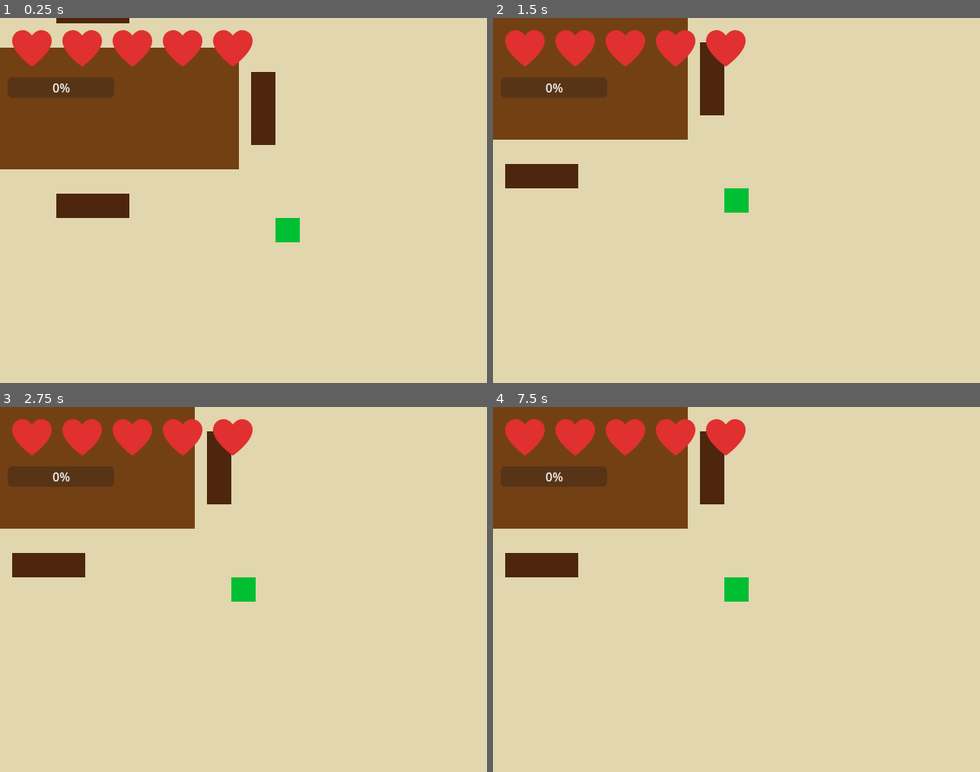
Above: before the commit, frames 1-4 (two rows, left to right).
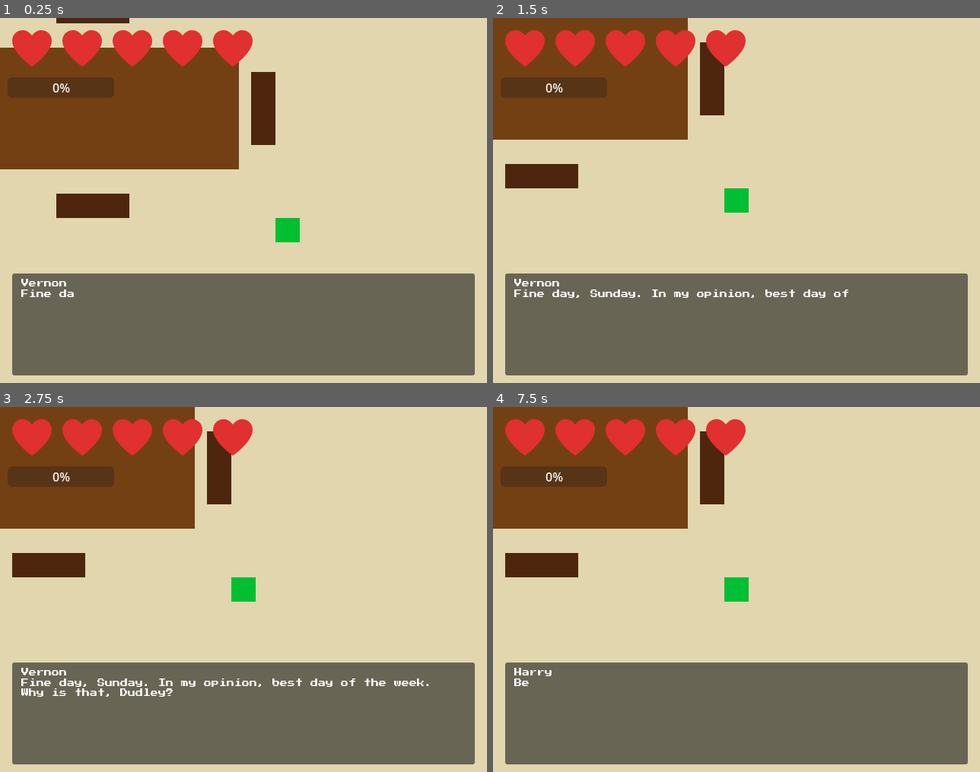
Above: after the commit, the same moments.

Repository: ollyfg/duddy-quest
Game: Godot game, scene res://scenes/main.tscn
Same seed, same stepped clock (60 frames per second), same inputs: the game is played once before the commit and once after it. This scene is started directly instead of the project's main scene.
Inputs (mouse positions are in pixels of both pictures, inside the frame that each line leads up to):
- Up to frame 1 (0.25 s): no input
- Up to frame 2 (1.5 s): tap Enter at 0.5 s; move the mouse to (843, 182) at 0.52 s; hold D (move_right) 0.53-1.25 s; tap E (interact) at 0.6 s; click (843, 182) at 0.67 s; drag from (639, 218) to (736, 200) at 1.27 s
- Up to frame 3 (2.75 s): move the mouse to (292, 509) at 2.02 s; hold D (move_right) from 2.03 s (still down); tap V (ranged_attack) at 2.1 s
- Up to frame 4 (7.5 s): release D (move_right) at 2.75 s; tap Space at 2.75, 4.25, 5.75 s; drag from (712, 662) to (590, 534) at 2.77 s; tap Enter at 3.5, 5 s; move the mouse to (882, 644) at 3.52 s; hold A (move_left) 3.53-4.25 s; tap Alt at 3.6 s; drag from (590, 534) to (736, 589) at 4.27 s; move the mouse to (760, 589) at 5.02 s; hold S (move_down) 5.03-5.75 s; tap E (interact) at 5.1 s; click (760, 589) at 5.17 s; drag from (663, 498) to (639, 607) at 5.77 s; move the mouse to (843, 571) at 6.52 s; hold W (move_up) 6.53-7.25 s; tap V (ranged_attack) at 6.6 s; drag from (639, 607) to (712, 662) at 7.27 s

The runs differ from the first frame. In frame 1, 27% of the frame differs, in the area x 2-98%, y 70-98%; in frame 2, 27%; in frame 3, 27%; in frame 4, 27%.

Commit message:
Fix dialog box hidden behind mobile controls: raise layer to 50, reposition panel to game area (y=336-470)
Co-authored-by: ollyfg <8495389+ollyfg@users.noreply.github.com>

Diff:
--- a/scenes/dialog_box.tscn
+++ b/scenes/dialog_box.tscn
@@ -4,14 +4,14 @@
 [ext_resource type="FontFile" path="res://assets/fonts/PressStart2P-Regular.ttf" id="2_font"]
 
 [node name="DialogBox" type="CanvasLayer"]
-layer = 10
+layer = 50
 script = ExtResource("1_dlg")
 
 [node name="Panel" type="Panel" parent="."]
 offset_left = 16.0
-offset_top = 620.0
+offset_top = 336.0
 offset_right = 624.0
-offset_bottom = 754.0
+offset_bottom = 470.0
 
 [node name="VBox" type="VBoxContainer" parent="Panel"]
 anchor_right = 1.0
--- a/scripts/game_state.gd
+++ b/scripts/game_state.gd
@@ -3,7 +3,7 @@
 ## Persists data that needs to survive scene changes (e.g. selected level).
 
 ## Current game version. Bump this on every new deploy.
-const VERSION: String = "0.33.0"
+const VERSION: String = "0.34.0"
 
 var selected_level: String = "level_1"
 var completed_levels: Array[String] = []
Not shown, added: assets/fonts/PressStart2P-Regular.ttf.import
